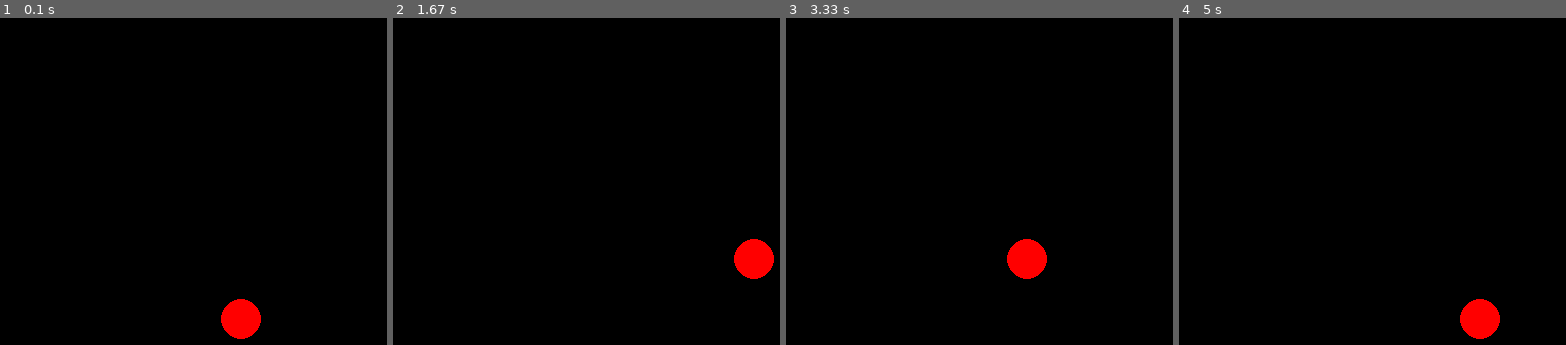
Above: before the commit, frames 1-4 (left to right).
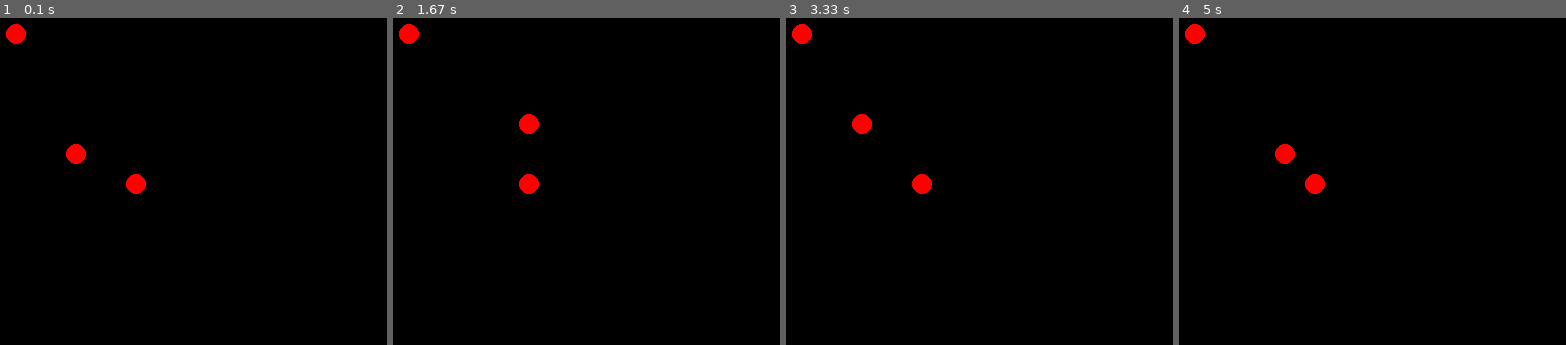
Above: after the commit, the same moments.

Repository: AndrewDales/Euler_Club
Game: pygame game, started from turn_based_game/pygame_interface.py
Same seed, same stepped clock (60 frames per second), same inputs: the game is played once before the commit and once after it.
Inputs:
- Up to frame 1 (0.1 s): no input
- Up to frame 2 (1.67 s): hold Right 0.33-0.8 s; hold Up 0.83-1.13 s; hold Right 1.17-1.63 s
- Up to frame 3 (3.33 s): hold Left 1.67-2.2 s; hold Down 2.23-2.53 s; hold Left 2.57-2.97 s; hold Up from 3 s (still down)
- Up to frame 4 (5 s): release Up at 3.37 s; hold Right 3.4-4.03 s; hold Down 4.07-4.43 s; hold Left 4.47-4.93 s; hold Right from 4.97 s (still down)

The runs differ from the first frame. In frame 1, 1.7% of the frame differs, in the area x 1-68%, y 1-99%; in frame 2, 1.7%; in frame 3, 1.7%; in frame 4, 1.7%.

Commit message:
Updated game for collisions.

Diff:
--- a/turn_based_game/game.py
+++ b/turn_based_game/game.py
@@ -4,22 +4,51 @@
              'S': [0, 1],
              'W': [-1, 0]}
 
-    def __init__(self, name):
+    def __init__(self, name, position=None):
+        if position is None:
+            position = [5, 5]
         self.name = name
-        self.position = [5, 5]
+        self.position = position
+
+    def find_new_location(self, direction):
+        new_location = None
+        if direction in self.MOVES:
+            move = self.MOVES[direction]
+            new_location = [self.position[0] + move[0], self.position[1] + move[1]]
+        return new_location
 
     def move(self, direction):
-        if direction in self.MOVES:
-            move = self.MOVES[direction]
-            self.position[0] += move[0]
-            self.position[1] += move[1]
+        new_location = self.find_new_location(direction)
+        if new_location:
+            self.position = new_location
+
+    def __str__(self):
+        return self.name
 
 
 class Game:
     def __init__(self, n_rows=10, n_cols=10):
-        self.characters = [Character('Player')]
+        self.characters = [Character('Player'), Character('Orc', [3, 1]), Character('Dragon', [7, 6])]
         self.n_rows = n_rows
         self.n_cols = n_cols
+
+    @property
+    def character_positions(self):
+        return [character.position for character in self.characters]
+
+    def check_collision(self, location):
+        collision_character = None
+        if location in self.character_positions:
+            collision_index = self.character_positions.index(location)
+            collision_character = self.characters[collision_index]
+        return collision_character
+
+    def move_character(self, character, direction):
+        new_position = character.find_new_location(direction)
+        collision_character = self.check_collision(new_position)
+        if not collision_character:
+            character.move(direction)
+        return collision_character
 
 
 if __name__ == "__main__":
--- a/turn_based_game/pygame_interface.py
+++ b/turn_based_game/pygame_interface.py
@@ -12,7 +12,7 @@
     QUIT,
 )
 
-SQUARE_SIZE = 60
+SQUARE_SIZE = 30
 
 
 class CharacterSprite(pygame.sprite.Sprite):
@@ -37,9 +37,10 @@
     def __init__(self):
         pygame.init()
 
-        self.game = Game()
+        self.game = Game(20, 20)
         self.player = self.game.characters[0]
-        self.player.sprite = CharacterSprite()
+        for character in self.game.characters:
+            character.sprite = CharacterSprite()
 
         self.screen = pygame.display.set_mode([self.game.n_cols * SQUARE_SIZE,
                                                self.game.n_rows * SQUARE_SIZE])
@@ -49,7 +50,6 @@
     def _convert_position(grid_position):
         return (SQUARE_SIZE * grid_position[0] + SQUARE_SIZE // 2,
                 SQUARE_SIZE * grid_position[1] + SQUARE_SIZE // 2)
-
 
     def main_loop(self):
         while self.running:
@@ -66,13 +66,16 @@
 
             if event.type == KEYDOWN and event.key in self.key_moves:
                 direction = self.key_moves[event.key]
-                self.player.move(direction)
+                collision_character = self.game.move_character(self.player, direction)
+                if collision_character:
+                    print(f"{self.player} meets {collision_character}")
 
     def _draw(self):
-        self.screen.fill((0,0,0))
-        coord_pos = self._convert_position(self.player.position)
-        player_rect = self.player.sprite.surf.get_rect(center=coord_pos)
-        self.screen.blit(self.player.sprite.surf, player_rect)
+        self.screen.fill((0, 0, 0))
+        for character in self.game.characters:
+            coord_pos = self._convert_position(character.position)
+            char_rect = character.sprite.surf.get_rect(center=coord_pos)
+            self.screen.blit(character.sprite.surf, char_rect)
         pygame.display.flip()
 
 
--- a/turn_based_game/text_interface.py
+++ b/turn_based_game/text_interface.py
@@ -24,7 +24,9 @@
 
     def _handle_input(self):
         direction = input('Enter N,E,W or S to move: ')
-        self.player.move(direction)
+        collision_character = self.game.move_character(self.player, direction)
+        if collision_character:
+            print(f"{self.player} meets {collision_character}")
 
     def main_loop(self):
         print("Welcome to Andrew's Game")
